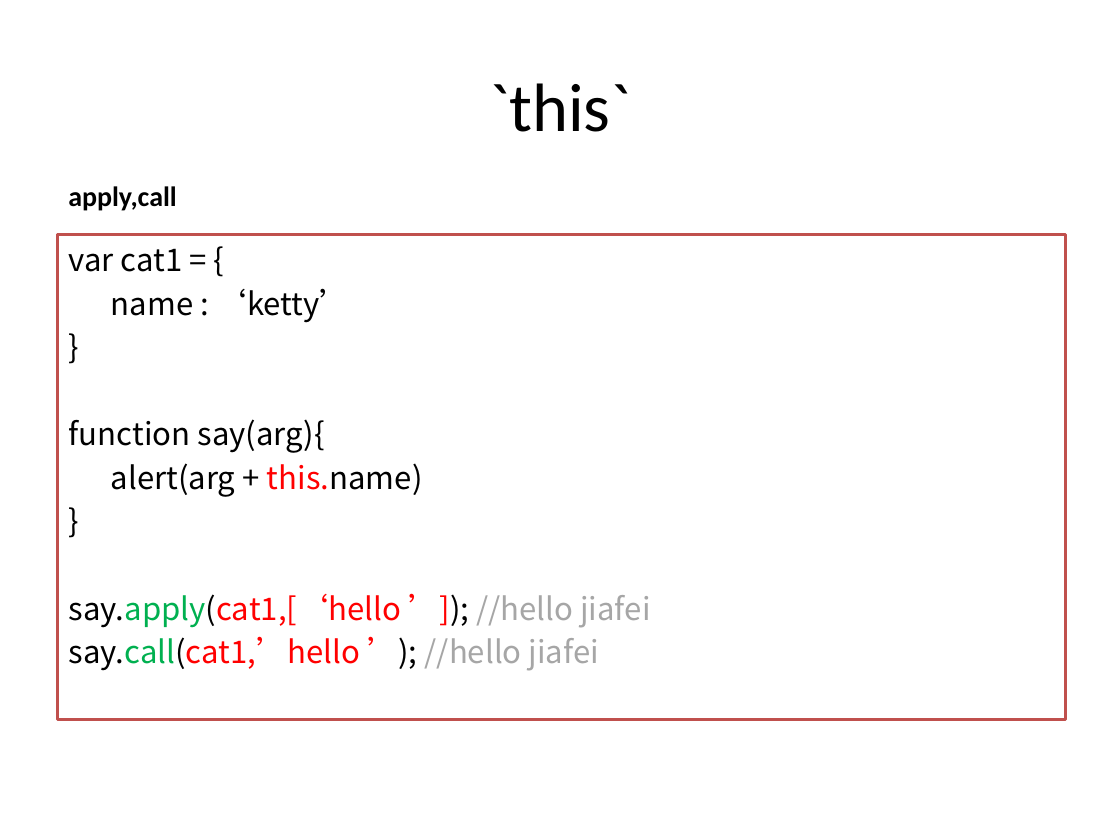
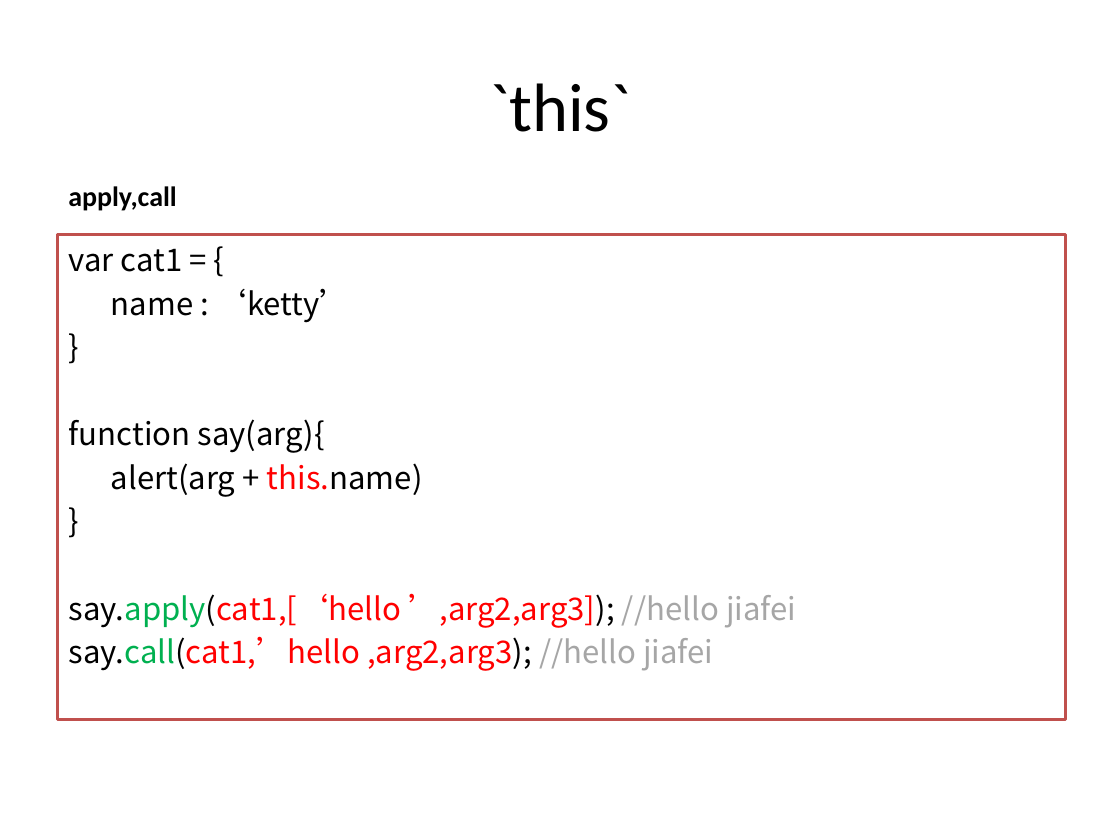
Before and after one commit to HLimit/h5_Traning, a slide deck: slide 6 of [presentation/[5]javascript_oop.pptx. Drawn at 1120x840 pixels with LibreOffice and Linux fonts; fonts in the diff are those of the drawing. Boxes give left, top, right and bottom in pixels: in the first picture for what was removed or moved away, otherwise in the second. Text is boxed around its words. In the diff, an @@ line names an element or a change of style, - is before the commit and + after.

```diff
--- a/[presentation/[5]javascript_oop.pptx
+++ b/[presentation/[5]javascript_oop.pptx
@@ text at [69, 593, 796, 671]: text changed @@
-say.apply(cat1,[‘hello ’]); //hello jiafei
-say.call(cat1,’hello ’); //hello jiafei
+say.apply(cat1,[‘hello ’,arg2,arg3]); //hello jiafei
+say.call(cat1,’hello ,arg2,arg3); //hello jiafei
```
Also in this commit, not shown: 3 other slides changed, 1 slide added, 10 other files.
